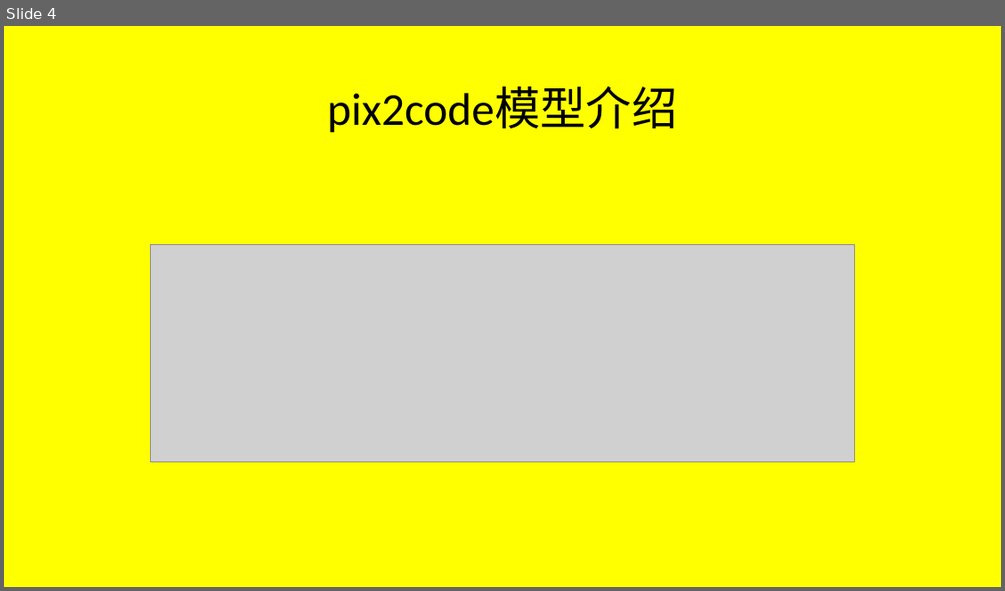
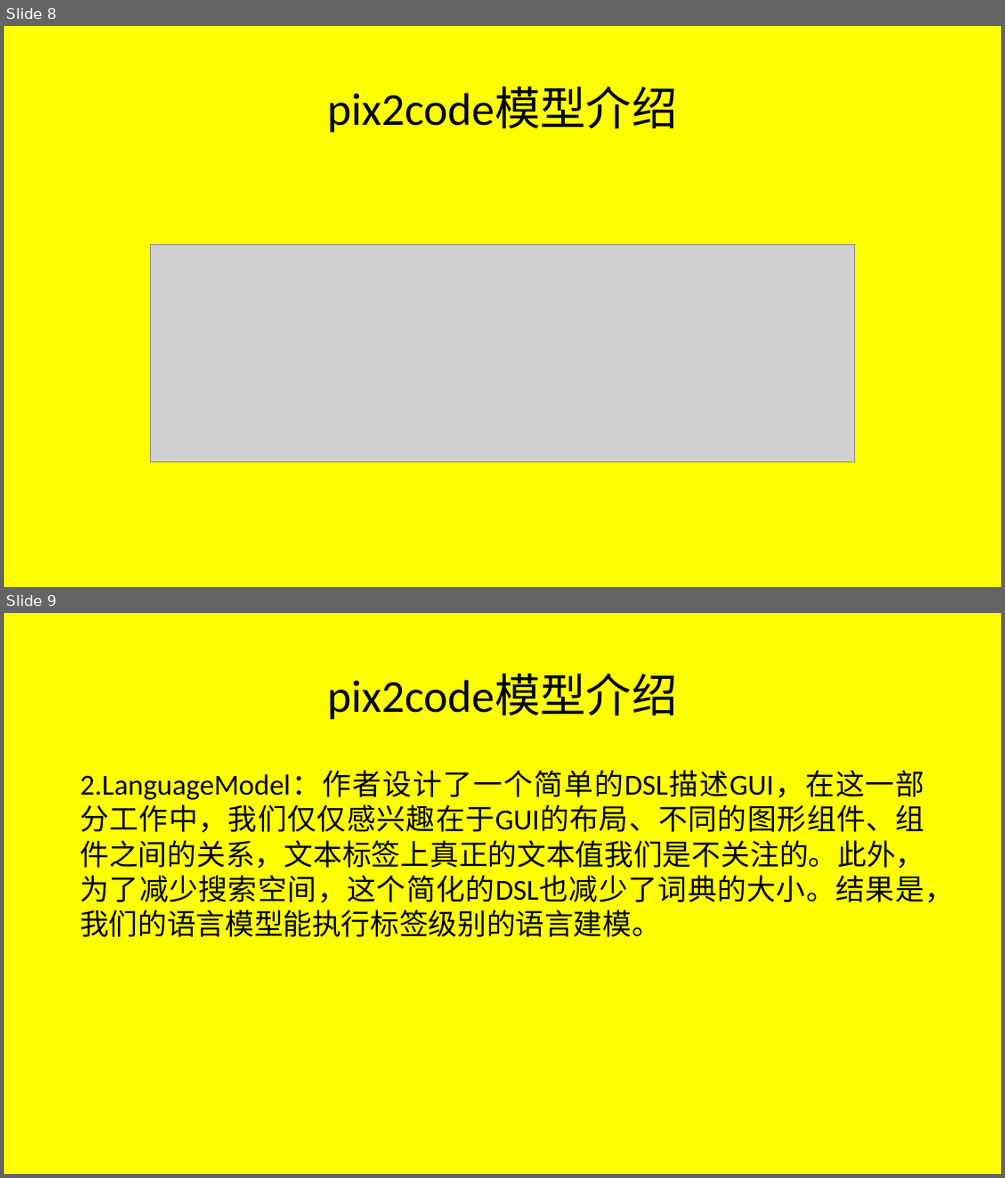
Before and after one commit to JFBabyHorse/learngit-and-BWESE, a slide deck: pix2code学习.pptx. Shown one above the other, each under a label of ours: slide 4 before the commit, slides 8 and 9 after it. The pictures are 1005x591 and 1005x1178 pixels, drawn with LibreOffice and Linux fonts; fonts in the diff are those of the drawing; grey boxes stand for pictures. Boxes give left, top, right and bottom in pixels: in the first picture for what was removed or moved away, otherwise in the second. Text is boxed around its words. In the diff, an @@ line names an element or a change of style, - is before the commit and + after.

```diff
--- a/pix2code学习.pptx
+++ b/pix2code学习.pptx
@@ slide 9 added at [4, 613, 1001, 1174], background #FFFF00 @@
@@ title added at [327, 674, 677, 720], 44 pt, text #000000 @@
+pix2code模型介绍
@@ text added at [80, 771, 954, 937], 28 pt, text #000000 @@
+2.LanguageModel：作者设计了一个简单的DSL描述GUI，在这一部分工作中，我们仅仅感兴趣在于GUI的布局、不同的图形组件、组件之间的关系，文本标签上真正的文本值我们是不关注的。此外，为了减少搜索空间，这个简化的DSL也减少了词典的大小。结果是，我们的语言模型能执行标签级别的语言建模。
@@ what was slide 4 is now slide 8 @@
```
Also in this commit, not shown: 2 slides changed, 4 other slides added.
